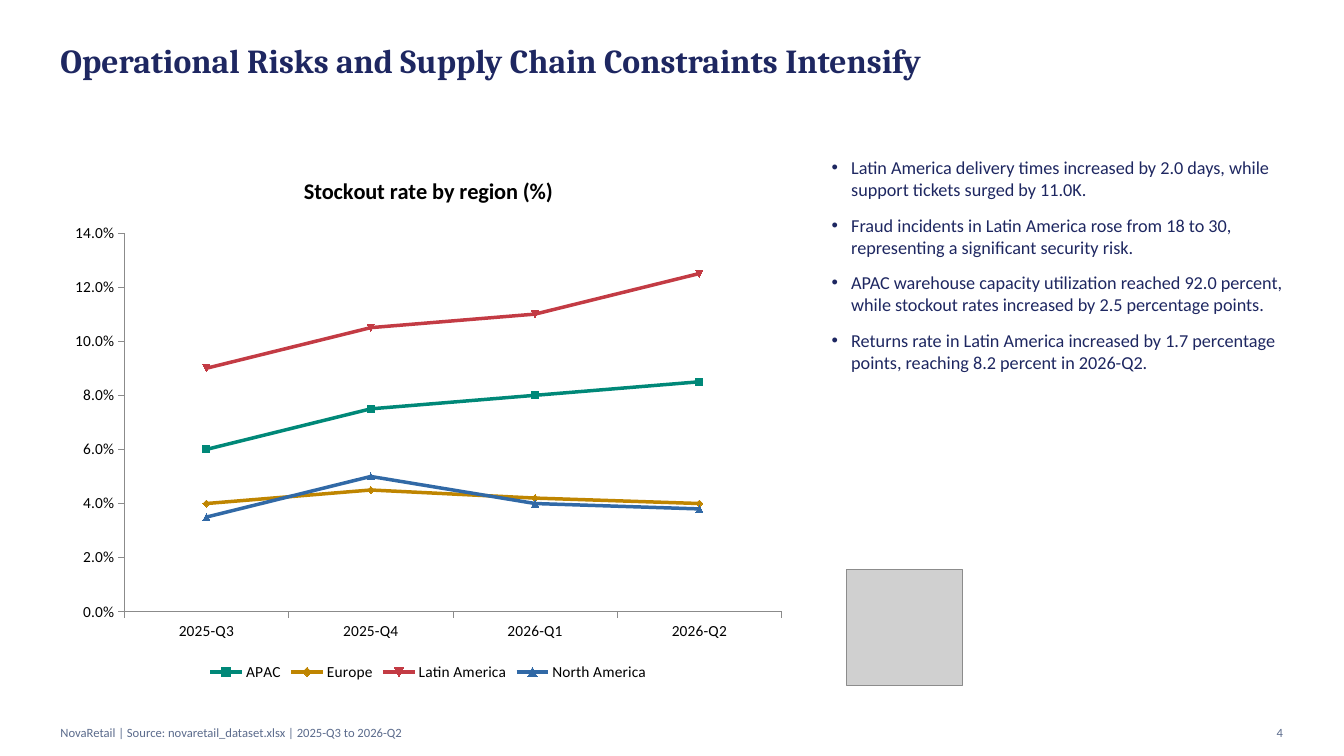
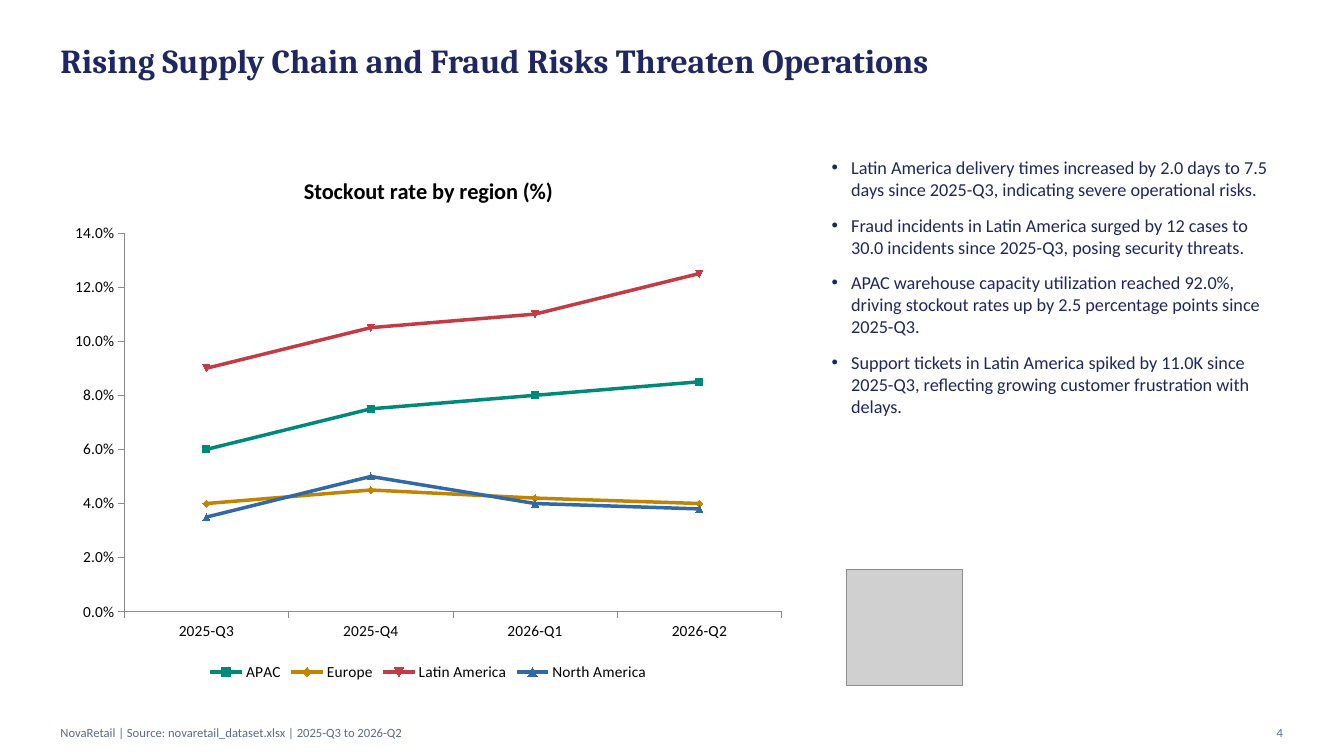
Before and after one commit to Chetan-Gupta1/GoogleADK_CapstoneProject, a slide deck: slide 4 of output/presentation.pptx. Drawn at 1344x756 pixels with LibreOffice and Linux fonts; fonts in the diff are those of the drawing; grey boxes stand for pictures. Boxes give left, top, right and bottom in pixels: in the first picture for what was removed or moved away, otherwise in the second. Text is boxed around its words. In the diff, an @@ line names an element or a change of style, - is before the commit and + after.

```diff
--- a/output/presentation.pptx
+++ b/output/presentation.pptx
@@ text at [60, 49, 928, 81]: text changed @@
-Operational Risks and Supply Chain Constraints Intensify
+Rising Supply Chain and Fraud Risks Threaten Operations
@@ text at [851, 161, 1267, 416]: text changed @@
-• Latin America delivery times increased by 2.0 days, while support tickets surged by 11.0K.
-• Fraud incidents in Latin America rose from 18 to 30, representing a significant security risk.
-• APAC warehouse capacity utilization reached 92.0 percent, while stockout rates increased by 2.5 percentage points.
-• Returns rate in Latin America increased by 1.7 percentage points, reaching 8.2 percent in 2026-Q2.
+• Latin America delivery times increased by 2.0 days to 7.5 days since 2025-Q3, indicating severe operational risks.
+• Fraud incidents in Latin America surged by 12 cases to 30.0 incidents since 2025-Q3, posing security threats.
+• APAC warehouse capacity utilization reached 92.0%, driving stockout rates up by 2.5 percentage points since 2025-Q3.
+• Support tickets in Latin America spiked by 11.0K since 2025-Q3, reflecting growing customer frustration with delays.
```
Also in this commit, not shown: 4 other slides changed, 1 other file.
